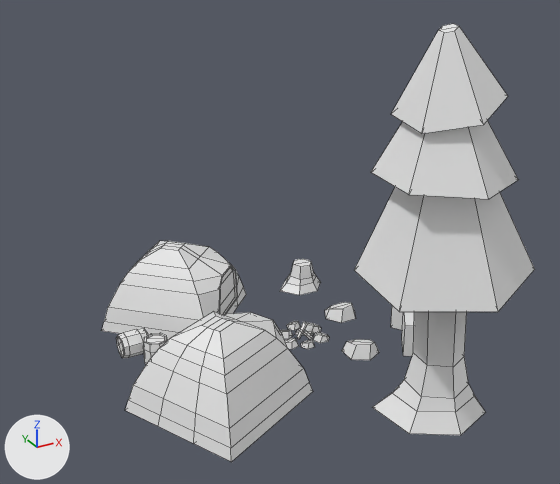
Renders of the FBX model Assets/Imports/Models/Reworked/waste_1.fbx from each side of a commit.
Before and after are seen from a 50 mm camera at (-0.0269, -0.0522, 0.0356) aimed at (-0.0001, -0.0035, 0.0113). The lights are fixed; the arrows at lower left show +X, +Y and +Z. Mesh edges are drawn as thin lines. Materials are left out; every surface is plain grey.
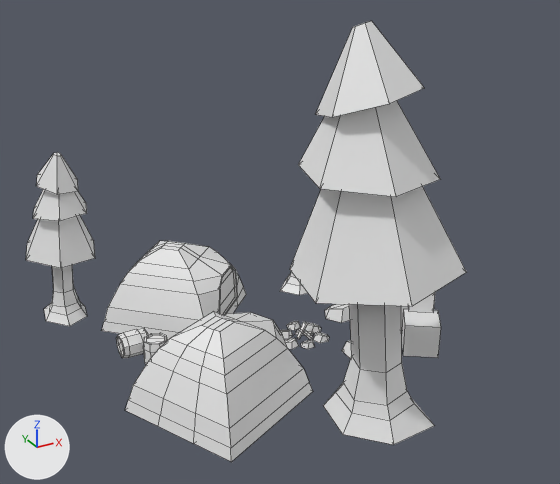
Scene script edits in JSON lines:
```json
{"block": "me_circle_001", "where": "# used by ob_circle; location = (-0.00899, 0.00175, 0.00237)"}
{"op": "remove", "block": "me_circle_001", "code": "me_circle_001.from_pydata(...)  # 506 vertices, 468 faces; spans x -0.0045..0.0249, y -0.0225..0.0149, z -0.0025..0.0264"}
{"op": "add", "block": "me_circle_001", "code": "me_circle_001.from_pydata(...)  # 572 vertices, 534 faces; spans x -0.0076..0.0249, y -0.0201..0.0154, z -0.0025..0.0264"}
{"block": "me_circle_001", "change": "me_circle_001 part 1: the loose piece of 66 vertices spanning x 0.0103..0.0216, y -0.0225..-0.0101, z -0.0024..0.0264 is copied, and the copy is turned 111.4 degrees about the z axis through its middle and scaled by 0.55, then moved by (-0.0202, 0.0284, -0.0064); it spans x -0.0076..-0.001, y 0.0088..0.0154, z -0.0024..0.0135"}
{"block": "me_circle_001", "change": "me_circle_001 part 2"}
{"block": "me_circle_001", "change": "2 vertices are removed from x 0.0153..0.0209, y -0.0225..-0.0199, z 0.0093..0.0099"}
{"block": "me_circle_001", "change": "6 faces are deleted"}
{"block": "me_circle_001", "change": "64 vertices move from x 0.0103..0.0216, y -0.0213..-0.0101, z -0.0024..0.0264 to x 0.0065..0.0176, y -0.0184..-0.0081, z -0.0024..0.0264"}
{"block": "me_circle_001", "change": "2 vertices are added at (0.0057, -0.0159, 0.0093), (0.0102, -0.0201, 0.0099)"}
{"block": "me_circle_001", "change": "6 new faces join them"}
```

What differs and where, as boxes (x1, y1, x2, y2) in the pictures (560 x 484 px; the box of a moved part takes in the faces that stretch with it):
```json
{"object": "Circle", "change": "reshaped", "before": [102, 24, 535, 462], "after": [26, 21, 466, 462]}
{"part": 1, "of": "me_circle_001", "change": "added", "after": [26, 152, 95, 326]}
{"part": 2, "of": "me_circle_001", "change": "moved or reshaped", "before": [354, 24, 535, 435], "after": [290, 21, 466, 445]}
```
